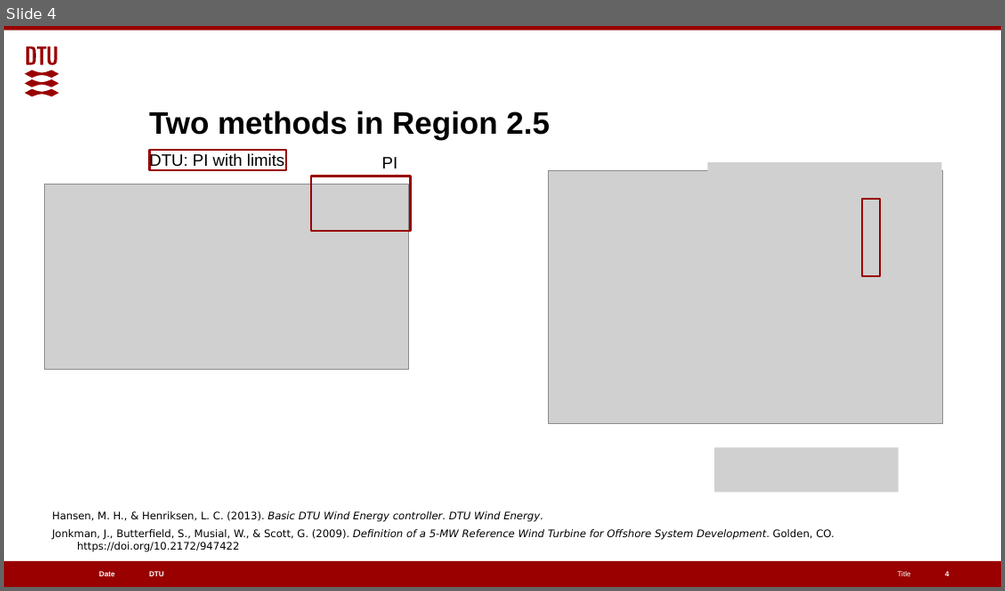
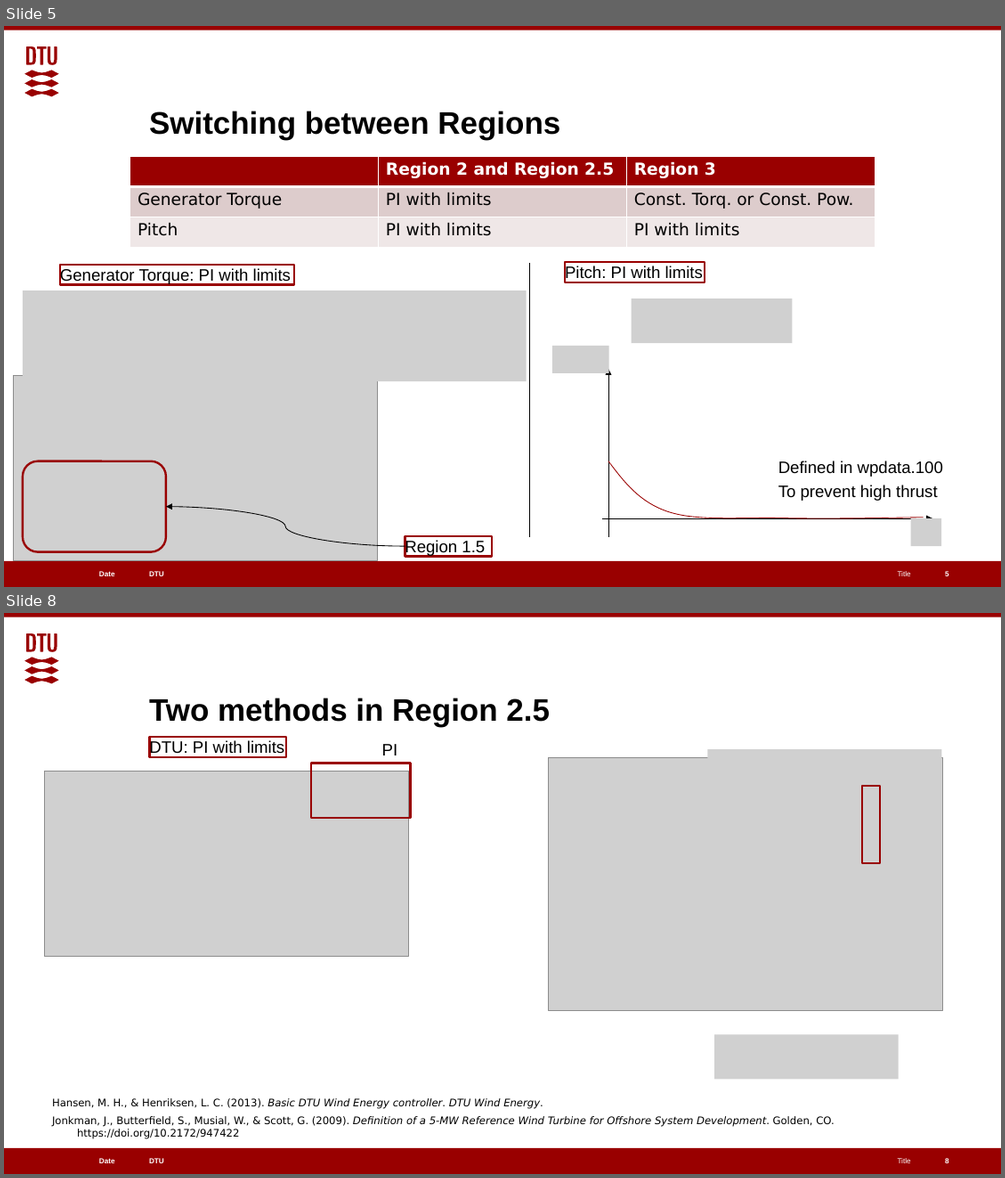
Before and after one commit to alanliowh/Control_Online_Course, a slide deck: teaching materials/Day 3/Day3_Part1.pptx. Shown one above the other, each under a label of ours: slide 4 before the commit, slides 5 and 8 after it; the slides between them are not shown. The pictures are 1005x591 and 1005x1178 pixels, drawn with LibreOffice and Linux fonts; fonts in the diff are those of the drawing; grey boxes stand for pictures. Boxes give left, top, right and bottom in pixels: in the first picture for what was removed or moved away, otherwise in the second. Text is boxed around its words. In the diff, an @@ line names an element or a change of style, - is before the commit and + after.

```diff
--- a/teaching materials/Day 3/Day3_Part1.pptx
+++ b/teaching materials/Day 3/Day3_Part1.pptx
@@ slide 5 added at (x1=4, y1=26, x2=1001, y2=587), background #FFFFFF; not listed: 6 template elements that a slide beside it also shows @@
@@ title added at (x1=149, y1=111, x2=560, y2=140), 30 pt, text #000000, bold @@
+Switching between Regions
@@ table added at (x1=130, y1=156, x2=875, y2=248), 3 rows, 3 columns @@
+ | Region 2 and Region 2.5 | Region 3
+Generator Torque | PI with limits | Const. Torq. or Const. Pow.
+Pitch | PI with limits | PI with limits
@@ rectangle added at (x1=60, y1=265, x2=294, y2=285), fill #FFFFFF, outline #990000 2 pt, 16 pt, text #000000 @@
+Generator Torque: PI with limits
@@ line added from (530, 263) to (530, 537), #000000 0.75 pt @@
@@ rectangle added at (x1=565, y1=263, x2=704, y2=282), fill #FFFFFF, outline #990000 2 pt, 16 pt, text #000000 @@
+Pitch: PI with limits
@@ picture added at (x1=23, y1=290, x2=526, y2=381) @@
@@ picture added at (x1=631, y1=299, x2=793, y2=343) @@
@@ picture added at (x1=552, y1=346, x2=609, y2=373) @@
@@ arrow added from (608, 537) to (608, 369), #000000 0.75 pt @@
@@ picture added at (x1=13, y1=375, x2=377, y2=561) @@
@@ picture added at (x1=212, y1=445, x2=268, y2=468) @@
@@ rounded rectangle added at (x1=23, y1=461, x2=166, y2=552), outline #990000 2 pt @@
@@ freeform shape added at (x1=608, y1=461, x2=923, y2=519), outline #990000 0.75 pt @@
@@ text added at (x1=778, y1=460, x2=943, y2=500), 16 pt, text #000000 @@
+Defined in wpdata.100
+To prevent high thrust
@@ curved arrow added from (404, 546) to (166, 506), #000000 0.75 pt @@
@@ arrow added from (602, 518) to (933, 518), #000000 0.75 pt @@
@@ picture added at (x1=910, y1=518, x2=941, y2=546) @@
@@ rectangle added at (x1=404, y1=536, x2=493, y2=556), fill #FFFFFF, outline #990000 2 pt, 16 pt, text #000000 @@
+Region 1.5
@@ page number added at (x1=945, y1=570, x2=949, y2=578), 7 pt, text #FFFFFF, bold @@
+5
@@ what was slide 4 is now slide 8 @@
```
Also in this commit, not shown: 1 slide changed, 25 other slides added, 2 slides removed, 19 other files.
